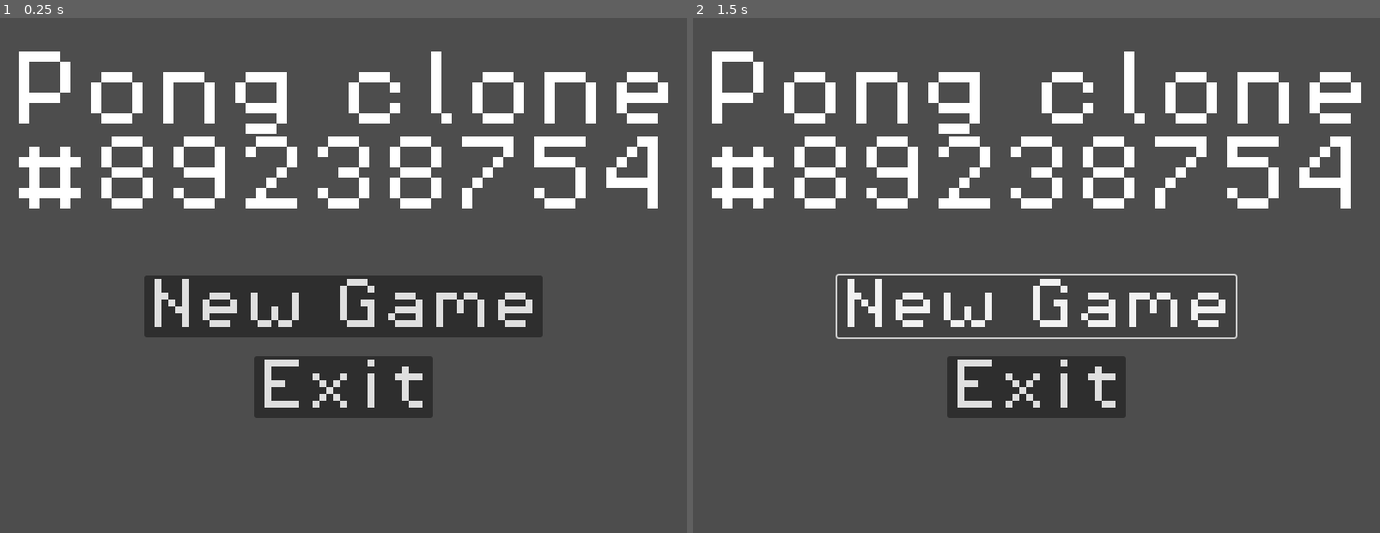
Above: before the commit, frames 1-2 (left to right).
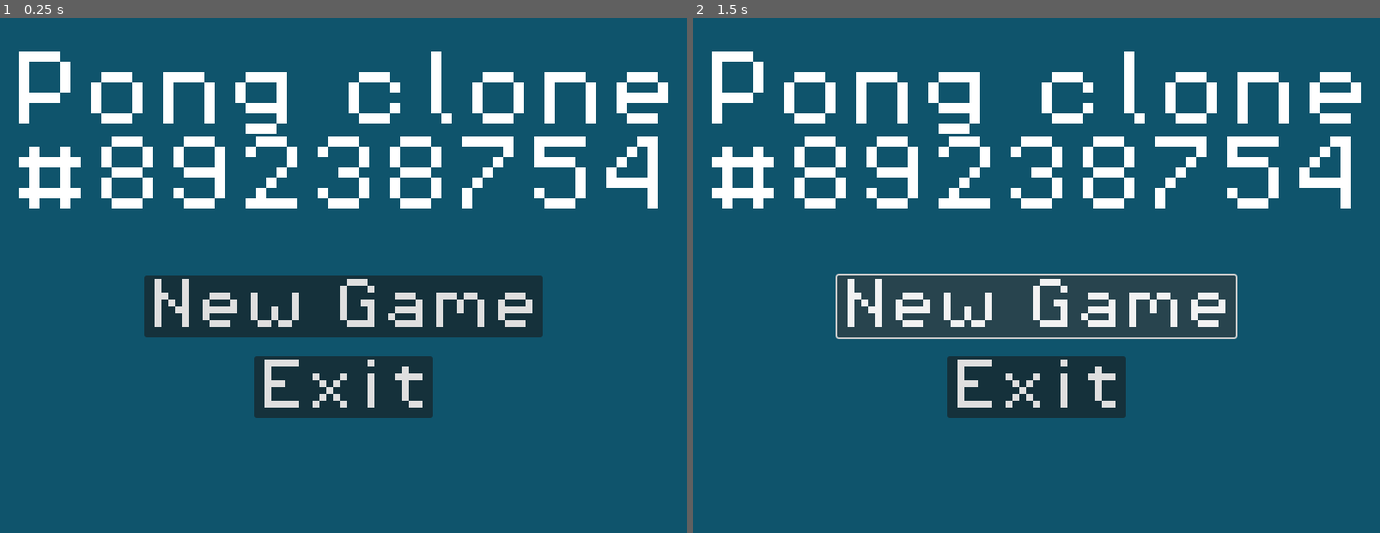
Above: after the commit, the same moments.

Repository: Alucat1986/Pong
Game: Godot game, scene res://scenes/entities/main_menu.tscn
Two runs of this game, one before a commit and one after it. Both use one fixed random seed, a clock stepped at 60 frames per second and the inputs below. The project has no main scene, so this scene is started directly.
Inputs:
- Up to frame 1 (0.25 s): no input
- Up to frame 2 (1.5 s): click "New Game" at 0.5 s; click "New Game" at 1.25 s

The runs differ from the first frame. In frame 1, 90% of the frame differs, in the area x 0-100%, y 0-100%; in frame 2, 90%.

Commit message:
Added the main menu as the starting Scene. Changed the default background colour to teal.

Diff:
--- a/project.godot
+++ b/project.godot
@@ -13,6 +13,7 @@
 config/name="Pong"
 config/description="Following the video tutorial \"[Finite State Machine in Godot 4 in Under 10 Minutes](https://www.yo …(423 unchanged characters)…
 config/version="1.0"
+run/main_scene="res://scenes/menus/main_menu.tscn"
 config/features=PackedStringArray("4.3", "Forward Plus")
 config/icon="res://icon.svg"
 
@@ -24,3 +25,4 @@
 [rendering]
 
 textures/canvas_textures/default_texture_filter=0
+environment/defaults/default_clear_color=Color(0.0586702, 0.330798, 0.42382, 1)
